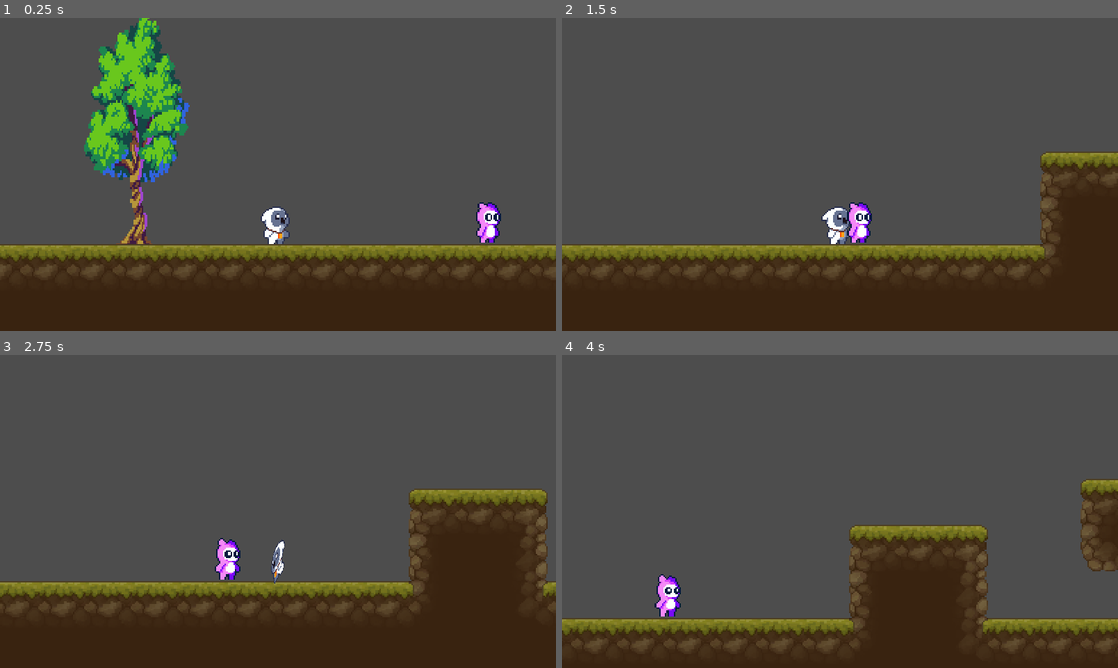
Above: before the commit, frames 1-4 (two rows, left to right).
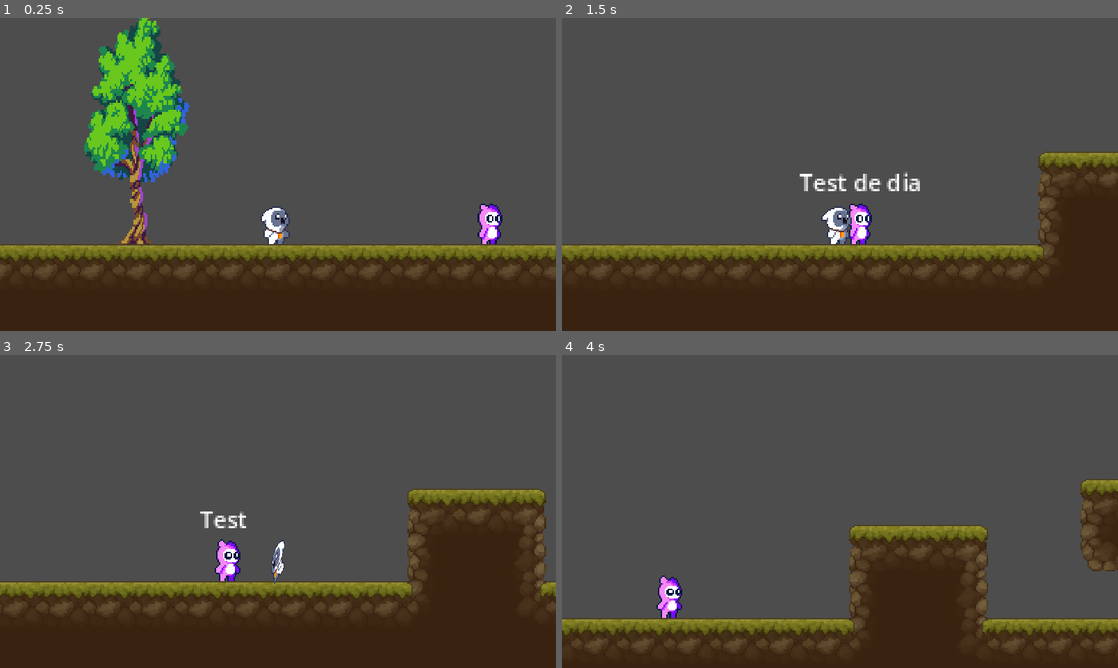
Above: after the commit, the same moments.

Repository: CrisIsla/shiny-godot
Game: Godot game, scene res://levels/00tutorial.tscn
The game is run twice, just before and just after one commit, with the same random seed, the same clock (stepped at 60 frames per second) and the same inputs. This scene is started directly instead of the project's main scene.
Inputs:
- Up to frame 1 (0.25 s): no input
- Up to frame 2 (1.5 s): hold D (move_right) from 0.53 s (still down); tap J (attack) at 0.6 s; tap K (jump) at 0.77 s; tap Q (spawn_bullet) at 1.35 s
- Up to frame 3 (2.75 s): tap K (jump) at 1.52 s; release D (move_right) at 2.03 s; hold A (move_left) from 2.03 s (still down); tap J (attack) at 2.1 s
- Up to frame 4 (4 s): release A (move_left) at 2.78 s; hold D (move_right) from 2.78 s (still down); tap Q (spawn_bullet) at 2.85 s; tap K (jump) at 3.02, 3.77 s; tap J (attack) at 3.6 s

The runs differ from the first frame. In frame 1, 0.3% of the frame differs, in the area x 85-91%, y 58-73%; in frame 2, 1.6%, in the area x 0-100%, y 42-82%; in frame 3, 1.6%; in frame 4, 0.3%.

Commit message:
added npc dialog test

Diff:
--- a/CharacterBody2D.gd
+++ b/CharacterBody2D.gd
@@ -1,6 +1,20 @@
 extends CharacterBody2D
 
 @onready var interaction_area = $InteractionArea
+@onready var label = $Label
+@onready var animation_player = $AnimationPlayer
+@onready var sprite_2d = $Sprite2D
+var gravity = ProjectSettings.get_setting("physics/2d/default_gravity")
 
-func _ready():
-	pass
+func _physics_process(delta):
+	if not is_on_floor():
+		velocity.y += delta * gravity
+	move_and_slide()
+
+func _on_interaction_area_body_entered(body):
+	if body is Player:
+		animation_player.play("test")
+
+func _on_interaction_area_body_exited(body):
+	if body is Player:
+		animation_player.play_backwards("test")
--- a/levels/00tutorial.tscn
+++ b/levels/00tutorial.tscn
@@ -13,8 +13,8 @@
 [node name="Tileset" parent="." instance=ExtResource("1_2hvix")]
 layer_0/tile_data = PackedInt32Array(65534, 65536, 6, 65535, 65536, 6, 0, 65536, 6, 1, 65536, 6, 2, 65536, 6, 3, 65536, …(5972 unchanged characters)…
 
+[node name="TutorialNPC" parent="." instance=ExtResource("4_quq7d")]
+position = Vector2(37, -17)
+
 [node name="player" parent="." instance=ExtResource("2_qcyhj")]
 position = Vector2(-110, -2)
-
-[node name="TutorialNPC" parent="." instance=ExtResource("4_quq7d")]
-position = Vector2(36, -17)
--- a/scenes/TutorialNPC.tscn
+++ b/scenes/TutorialNPC.tscn
@@ -21,6 +21,93 @@
 transitions = ["Start", "idle", SubResource("AnimationNodeStateMachineTransition_2wlg3")]
 
 [sub_resource type="AnimationNodeStateMachinePlayback" id="AnimationNodeStateMachinePlayback_y6e13"]
+
+[sub_resource type="Animation" id="Animation_4q7fa"]
+length = 0.001
+tracks/0/type = "value"
+tracks/0/imported = false
+tracks/0/enabled = true
+tracks/0/path = NodePath("Sprite2D:hframes")
+tracks/0/interp = 1
+tracks/0/loop_wrap = true
+tracks/0/keys = {
+"times": PackedFloat32Array(0),
+"transitions": PackedFloat32Array(1),
+"update": 1,
+"values": [4]
+}
+tracks/1/type = "value"
+tracks/1/imported = false
+tracks/1/enabled = true
+tracks/1/path = NodePath("Sprite2D:vframes")
+tracks/1/interp = 1
+tracks/1/loop_wrap = true
+tracks/1/keys = {
+"times": PackedFloat32Array(0),
+"transitions": PackedFloat32Array(1),
+"update": 1,
+"values": [1]
+}
+tracks/2/type = "value"
+tracks/2/imported = false
+tracks/2/enabled = true
+tracks/2/path = NodePath("Sprite2D:texture")
+tracks/2/interp = 1
+tracks/2/loop_wrap = true
+tracks/2/keys = {
+"times": PackedFloat32Array(0),
+"transitions": PackedFloat32Array(1),
+"update": 1,
+"values": [ExtResource("2_mmbnc")]
+}
+tracks/3/type = "value"
+tracks/3/imported = false
+tracks/3/enabled = true
+tracks/3/path = NodePath("Sprite2D:frame")
+tracks/3/interp = 1
+tracks/3/loop_wrap = true
+tracks/3/keys = {
+"times": PackedFloat32Array(0),
+"transitions": PackedFloat32Array(1),
+"update": 1,
+"values": [0]
+}
+tracks/4/type = "value"
+tracks/4/imported = false
+tracks/4/enabled = true
+tracks/4/path = NodePath("Label:text")
+tracks/4/interp = 1
+tracks/4/loop_wrap = true
+tracks/4/keys = {
+"times": PackedFloat32Array(0),
+"transitions": PackedFloat32Array(1),
+"update": 1,
+"values": [""]
+}
+tracks/5/type = "value"
+tracks/5/imported = false
+tracks/5/enabled = true
+tracks/5/path = NodePath("Label:modulate")
+tracks/5/interp = 1
+tracks/5/loop_wrap = true
+tracks/5/keys = {
+"times": PackedFloat32Array(0),
+"transitions": PackedFloat32Array(1),
+"update": 0,
+"values": [Color(1, 1, 1, 1)]
+}
+tracks/6/type = "value"
+tracks/6/imported = false
+tracks/6/enabled = true
+tracks/6/path = NodePath("Label:self_modulate")
+tracks/6/interp = 1
+tracks/6/loop_wrap = true
+tracks/6/keys = {
+"times": PackedFloat32Array(0),
+"transitions": PackedFloat32Array(1),
+"update": 0,
+"values": [Color(1, 1, 1, 1)]
+}
 
 [sub_resource type="Animation" id="Animation_uxwwc"]
 resource_name = "idle"
@@ -76,65 +163,30 @@
 "values": [0, 1, 2, 3]
 }
 
-[sub_resource type="Animation" id="Animation_4q7fa"]
-length = 0.001
+[sub_resource type="Animation" id="Animation_sra2v"]
+resource_name = "test"
 tracks/0/type = "value"
 tracks/0/imported = false
 tracks/0/enabled = true
-tracks/0/path = NodePath("Sprite2D:hframes")
+tracks/0/path = NodePath("Label:text")
 tracks/0/interp = 1
 tracks/0/loop_wrap = true
 tracks/0/keys = {
-"times": PackedFloat32Array(0),
-"transitions": PackedFloat32Array(1),
-"update": 1,
-"values": [4]
-}
-tracks/1/type = "value"
-tracks/1/imported = false
-tracks/1/enabled = true
-tracks/1/path = NodePath("Sprite2D:vframes")
-tracks/1/interp = 1
-tracks/1/loop_wrap = true
-tracks/1/keys = {
-"times": PackedFloat32Array(0),
-"transitions": PackedFloat32Array(1),
-"update": 1,
-"values": [1]
-}
-tracks/2/type = "value"
-tracks/2/imported = false
-tracks/2/enabled = true
-tracks/2/path = NodePath("Sprite2D:texture")
-tracks/2/interp = 1
-tracks/2/loop_wrap = true
-tracks/2/keys = {
-"times": PackedFloat32Array(0),
-"transitions": PackedFloat32Array(1),
-"update": 1,
-"values": [ExtResource("2_mmbnc")]
-}
-tracks/3/type = "value"
-tracks/3/imported = false
-tracks/3/enabled = true
-tracks/3/path = NodePath("Sprite2D:frame")
-tracks/3/interp = 1
-tracks/3/loop_wrap = true
-tracks/3/keys = {
-"times": PackedFloat32Array(0),
-"transitions": PackedFloat32Array(1),
-"update": 1,
-"values": [0]
+"times": PackedFloat32Array(0, 0.5),
+"transitions": PackedFloat32Array(1, 1),
+"update": 0,
+"values": ["", "Test de dialogo"]
 }
 
 [sub_resource type="AnimationLibrary" id="AnimationLibrary_51lie"]
 _data = {
 "RESET": SubResource("Animation_4q7fa"),
-"idle": SubResource("Animation_uxwwc")
-}
-
-[sub_resource type="RectangleShape2D" id="RectangleShape2D_8yt52"]
-size = Vector2(60, 20)
+"idle": SubResource("Animation_uxwwc"),
+"test": SubResource("Animation_sra2v")
+}
+
+[sub_resource type="CircleShape2D" id="CircleShape2D_140du"]
+radius = 43.2897
 
 [node name="CharacterBody2D" type="CharacterBody2D"]
 script = ExtResource("1_cjp0t")
@@ -142,6 +194,7 @@
 [node name="Sprite2D" type="Sprite2D" parent="."]
 texture = ExtResource("2_mmbnc")
 hframes = 4
+frame = 1
 
 [node name="CollisionShape2D" type="CollisionShape2D" parent="."]
 position = Vector2(-1, 3)
@@ -159,9 +212,27 @@
 }
 
 [node name="InteractionArea" type="Area2D" parent="."]
+collision_layer = 0
 
 [node name="CollisionShape2D" type="CollisionShape2D" parent="InteractionArea"]
 light_mask = 0
 visibility_layer = 31
-position = Vector2(-1, 4)
-shape = SubResource("RectangleShape2D_8yt52")
+position = Vector2(-1, 3)
+shape = SubResource("CircleShape2D_140du")
+
+[node name="Label" type="Label" parent="."]
+anchors_preset = 8
+anchor_left = 0.5
+anchor_top = 0.5
+anchor_right = 0.5
+anchor_bottom = 0.5
+offset_left = -20.0
+offset_top = -37.5
+offset_right = 20.0
+offset_bottom = -14.5
+grow_horizontal = 2
+grow_vertical = 2
+size_flags_horizontal = 4
+
+[connection signal="body_entered" from="InteractionArea" to="." method="_on_interaction_area_body_entered"]
+[connection signal="body_exited" from="InteractionArea" to="." method="_on_interaction_area_body_exited"]
--- a/scripts/player/player.gd
+++ b/scripts/player/player.gd
@@ -1,5 +1,5 @@
 extends CharacterBody2D
-
+class_name Player
 
 @export var speed = 250.0
 const JUMP_VELOCITY = -400.0
Not shown: 1 places in levels/00tutorial.tscn that only renumber resources
Not shown: 1 places in scenes/TutorialNPC.tscn that only renumber resources
